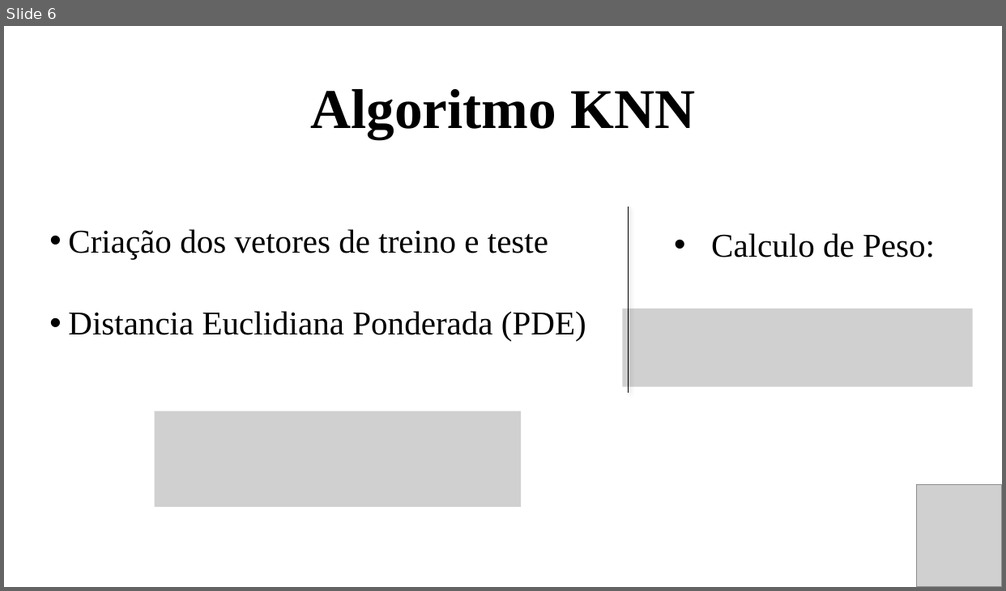
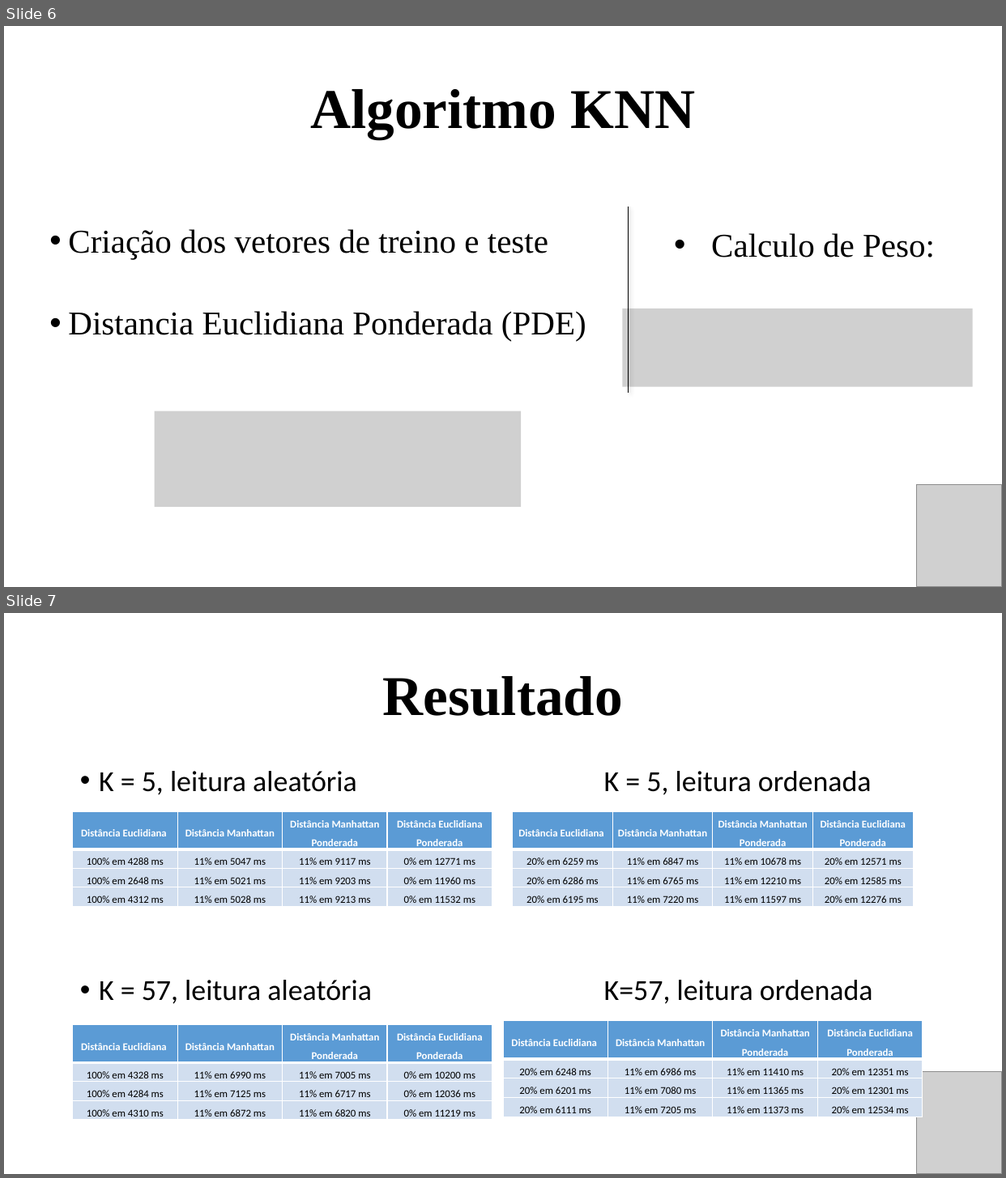
Before and after one commit to RannieryDias/Projeto_IA, a slide deck: apresentacao/Projeto Apresentação.pptx. Shown one above the other, each under a label of ours: slide 6 before the commit, slides 6 and 7 after it. The pictures are 1006x591 and 1006x1178 pixels, drawn with LibreOffice and Linux fonts; fonts in the diff are those of the drawing; grey boxes stand for pictures. Boxes give left, top, right and bottom in pixels: in the first picture for what was removed or moved away, otherwise in the second. Text is boxed around its words. In the diff, an @@ line names an element or a change of style, - is before the commit and + after.

```diff
--- a/apresentacao/Projeto Apresentação.pptx
+++ b/apresentacao/Projeto Apresentação.pptx
@@ slide 7 added at [4, 613, 1002, 1174], background #FFFFFF @@
@@ title added at [383, 676, 623, 716], 54 pt, text #000000, bold @@
+Resultado
@@ text added at [99, 771, 873, 1004], 28 pt, text #000000 @@
+• K = 5, leitura aleatória K = 5, leitura ordenada
+• K = 57, leitura aleatória K=57, leitura ordenada
@@ table added at [73, 811, 492, 906], 4 rows, 4 columns @@
+Distância Euclidiana | Distância Manhattan | Distância Manhattan Ponderada | Distância Euclidiana Ponderada
+100% em 4288 ms | 11% em 5047 ms | 11% em 9117 ms | 0% em 12771 ms
+100% em 2648 ms | 11% em 5021 ms | 11% em 9203 ms | 0% em 11960 ms
+100% em 4312 ms | 11% em 5028 ms | 11% em 9213 ms | 0% em 11532 ms
@@ table added at [513, 811, 914, 906], 4 rows, 4 columns @@
+Distância Euclidiana | Distância Manhattan | Distância Manhattan Ponderada | Distância Euclidiana Ponderada
+20% em 6259 ms | 11% em 6847 ms | 11% em 10678 ms | 20% em 12571 ms
+20% em 6286 ms | 11% em 6765 ms | 11% em 12210 ms | 20% em 12585 ms
+20% em 6195 ms | 11% em 7220 ms | 11% em 11597 ms | 20% em 12276 ms
@@ table added at [73, 1025, 492, 1123], 4 rows, 4 columns @@
+Distância Euclidiana | Distância Manhattan | Distância Manhattan Ponderada | Distância Euclidiana Ponderada
+100% em 4328 ms | 11% em 6990 ms | 11% em 7005 ms | 0% em 10200 ms
+100% em 4284 ms | 11% em 7125 ms | 11% em 6717 ms | 0% em 12036 ms
+100% em 4310 ms | 11% em 6872 ms | 11% em 6820 ms | 0% em 11219 ms
@@ table added at [503, 1021, 923, 1118], 4 rows, 4 columns @@
+Distância Euclidiana | Distância Manhattan | Distância Manhattan Ponderada | Distância Euclidiana Ponderada
+20% em 6248 ms | 11% em 6986 ms | 11% em 11410 ms | 20% em 12351 ms
+20% em 6201 ms | 11% em 7080 ms | 11% em 11365 ms | 20% em 12301 ms
+20% em 6111 ms | 11% em 7205 ms | 11% em 11373 ms | 20% em 12534 ms
@@ picture added at [917, 1072, 1002, 1174] @@
```
Also in this commit, not shown: 2 slides changed, 1 slide removed, 8 other files.
